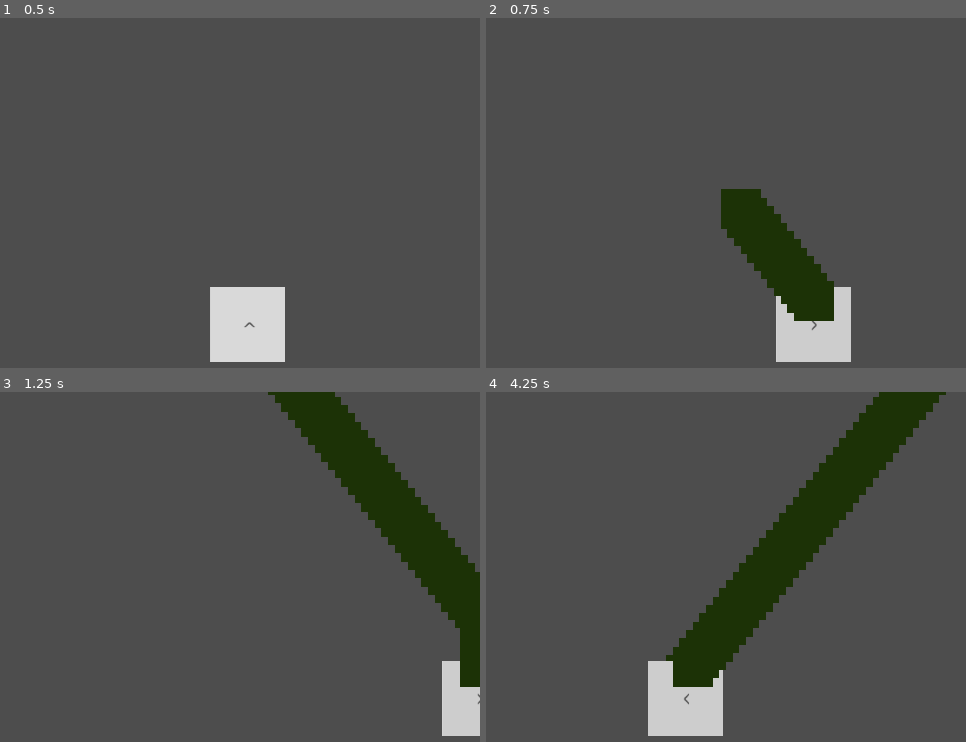
Above: before the commit, frames 1-4 (two rows, left to right).
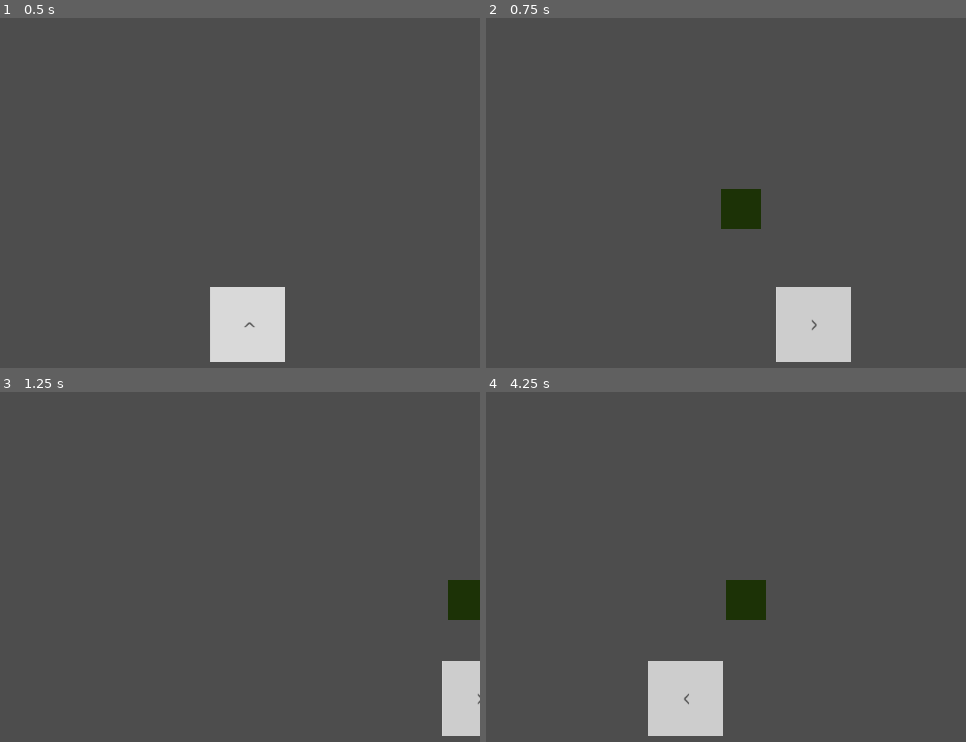
Above: after the commit, the same moments.

Repository: vieko/game-loose-goose
Game: Godot game, scene res://Scenes/Gameplay.tscn
Same seed, same stepped clock (60 frames per second), same inputs: the game is played once before the commit and once after it.
Inputs:
- Up to frame 1 (0.5 s): no input
- Up to frame 2 (0.75 s): tap Enter at 0.5 s; hold Right (move_right) from 0.53 s (still down); hold Up (poop) from 0.53 s (still down)
- Up to frame 3 (1.25 s): keep holding Right (move_right); keep holding Up (poop)
- Up to frame 4 (4.25 s): release Right (move_right) at 1.28 s; release Up (poop) at 1.28 s; hold Left (move_left) 1.28-2.03 s; tap Down (flip) at 1.35, 3.6 s; tap Up (poop) at 1.55, 2.85 s; hold Up (poop) 2.03-2.78 s; hold Right (move_right) 2.03-3.53 s; hold Left (move_left) from 3.53 s (still down); hold Up (poop) from 3.53 s (still down)

Frame 1 is identical in both runs. In frame 2, 3.6% of the frame differs, in the area x 50-73%, y 51-87%; in frame 3, 8.4%; in frame 4, 10%, in the area x 37-96%, y 0-85%.

Commit message:
adds poop delay timer

Diff:
--- a/Player/Player.gd
+++ b/Player/Player.gd
@@ -9,8 +9,11 @@
 # DEFINE Variables
 @onready var animatedSprite := $AnimatedSprite2D
 @onready var poopingPositions := $PoopingPositions
+@onready var poopDelayTimer := $PoopDelayTimer
 
 @export var speed: float = 100
+@export var poopDelay: float = 0.1
+
 var velocity := Vector2(0,0)
 var current_mode = Modes.WALK
 
@@ -24,10 +27,10 @@
   else:
     animatedSprite.play("walk_up")
 
+  # CHECK if shooting
   # TODO CHECK if on shooting mode
-
-  # CHECK if shooting
-  if Input.is_action_pressed("poop"):
+  if Input.is_action_pressed("poop") and poopDelayTimer.is_stopped():
+    poopDelayTimer.start(poopDelay)
     for child in poopingPositions.get_children():
       var poop := plPoop.instantiate()
       poop.global_position = child.global_position
--- a/Player/Player.tscn
+++ b/Player/Player.tscn
@@ -48,6 +48,7 @@
 [node name="Player" type="Area2D"]
 script = ExtResource("1_hyoxu")
 speed = 400.0
+poopDelay = 0.5
 
 [node name="CollisionShape2D" type="CollisionShape2D" parent="."]
 position = Vector2(0.5, 0.5)
@@ -62,3 +63,6 @@
 
 [node name="Butthole" type="Node2D" parent="PoopingPositions"]
 position = Vector2(0, -24)
+
+[node name="PoopDelayTimer" type="Timer" parent="."]
+one_shot = true
